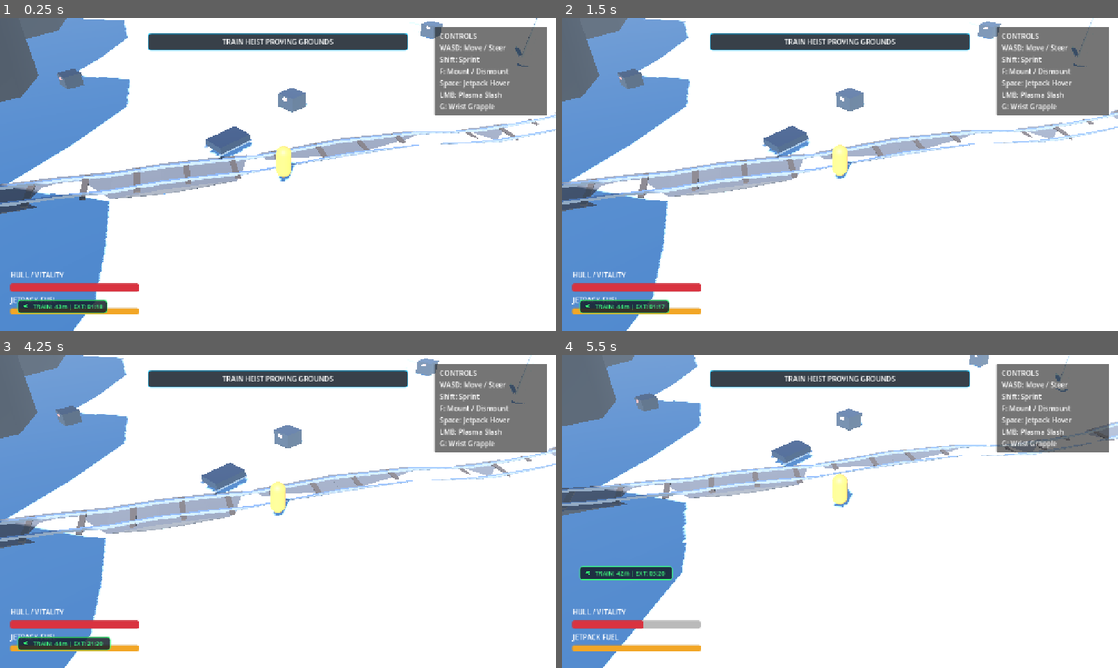
Above: before the commit, frames 1-4 (two rows, left to right).
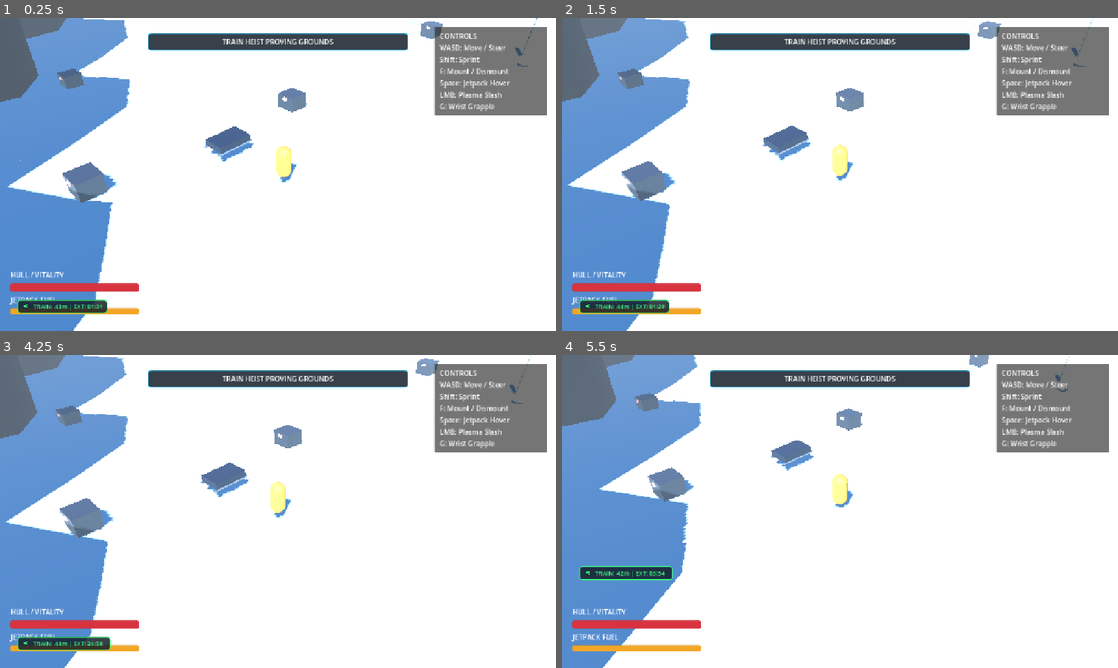
Above: after the commit, the same moments.

Repository: mcintalmo/drift
Game: Godot game, scene res://scenes/world/ActiveTrainHeistSector.tscn
The game is run twice, just before and just after one commit, with the same random seed, the same clock (stepped at 60 frames per second) and the same inputs. This scene is started directly instead of the project's main scene.
Inputs (mouse positions are in pixels of both pictures, inside the frame that each line leads up to):
- Up to frame 1 (0.25 s): no input
- Up to frame 2 (1.5 s): tap Enter (ui_accept) at 0.5, 0.77, 1.25 s; move the mouse to (962, 158) at 0.52 s; hold E (pilot_lean_right) 0.53-1.25 s; click (962, 158) at 0.6 s; drag from (728, 190) to (812, 237) at 1.27 s
- Up to frame 3 (4.25 s): tap Enter (ui_accept) at 2, 2.75, 3.5, 3.77 s; move the mouse to (333, 442) at 2.02 s; hold E (pilot_lean_right) 2.03-2.75 s; tap G (pilot_wrist_grapple) at 2.1 s; drag from (250, 574) to (111, 464) at 2.77 s; move the mouse to (444, 558) at 3.52 s; hold Q (pilot_lean_left) from 3.53 s (still down); hold Right mouse button (winch_quick) from 3.53 s (still down)
- Up to frame 4 (5.5 s): release Q (pilot_lean_left) at 4.25 s; release Right mouse button (winch_quick) at 4.25 s; tap Enter (ui_accept) at 4.25 s; drag from (673, 464) to (756, 433) at 4.27 s; move the mouse to (867, 511) at 5.02 s; hold S (brake_reverse) from 5.03 s (still down); tap R at 5.1 s; click (867, 511) at 5.17 s

The runs differ from the first frame. In frame 1, 5.8% of the frame differs, in the area x 0-100%, y 4-93%; in frame 2, 5.6%; in frame 3, 5.6%; in frame 4, 5.0%.

Commit message:
Add procedural harmonic canyon meander waves and S-curve railroad pathing

Diff:
--- a/resources/biomes/active_heist_canyon.tres
+++ b/resources/biomes/active_heist_canyon.tres
@@ -33,7 +33,7 @@
 hot_spring_cluster_boost = 0.10
 ground_crate_cache_chance = 0.06
 boundary_mode = 0
-valley_width_hexes = 10
+valley_width_hexes = 12
 is_railroad_active = true
 rail_embankment_raise_m = 0.35
 rail_subgrade_smoothing = 0.70
--- a/scripts/world/hex_sector_manager.gd
+++ b/scripts/world/hex_sector_manager.gd
@@ -307,6 +307,23 @@
 
 	tile_spawned.emit(coord, tile)
 
+## Computes the lateral meander offset of the canyon corridor at a given longitudinal distance
+func get_canyon_meander_offset(along: float, axis_len: float) -> float:
+	if axis_len <= 10.0:
+		return 0.0
+
+	# Smooth fade at entrance (0..60m) and exit (L-60m..L) so portals stay centered
+	var t_start: float = clampf(along / 60.0, 0.0, 1.0)
+	var t_end: float = clampf((axis_len - along) / 60.0, 0.0, 1.0)
+	var envelope: float = smoothstep(0.0, 1.0, t_start) * smoothstep(0.0, 1.0, t_end)
+
+	# Harmonic meander waves (sweeping S-curves across canyon)
+	var wave1: float = sin(along * (TAU / 320.0)) * 28.0
+	var wave2: float = sin(along * (TAU / 680.0) + 1.2) * 20.0
+	var wave3: float = cos(along * (TAU / 180.0) + 0.6) * 8.0
+
+	return (wave1 + wave2 + wave3) * envelope
+
 ## Evaluates whether a coordinate lies on the lateral boundary of the valley corridor
 func _evaluate_boundary_status(coord: Vector2i) -> Dictionary:
 	var mode: int = biome_data.get("boundary_mode") if "boundary_mode" in biome_data else SectorBiomeDataClass.BoundaryMode.VALLEY_CLIFF_FACES
@@ -331,7 +348,10 @@
 
 	var rel: Vector3 = w_pos - w_start
 	var along: float = rel.dot(axis_dir)
-	var lat_dist: float = absf(rel.dot(lat_dir))
+	var lat_val: float = rel.dot(lat_dir)
+
+	var meander_center: float = get_canyon_meander_offset(along, axis_len)
+	var lat_dist: float = absf(lat_val - meander_center)
 
 	var valley_width_m: float = float(biome_data.get("valley_width_hexes") if "valley_width_hexes" in biome_data else 8) * 6.0 * SQRT_3 * 0.5
 	var outside_corridor: bool = (lat_dist > valley_width_m) or (along < -18.0) or (along > axis_len + 18.0)
@@ -473,7 +493,11 @@
 			var w_pos: Vector3 = axial_to_world_pos(c)
 
 			var rel: Vector3 = w_pos - w_start
-			var lat_dist: float = absf(rel.dot(lat_dir))
+			var along: float = rel.dot(axis_dir)
+			var lat_val: float = rel.dot(lat_dir)
+			var meander_center: float = get_canyon_meander_offset(along, axis_len)
+			var lat_dist: float = absf(lat_val - meander_center)
+
 			if lat_dist > max_lat_allowed and c != start and c != end:
 				continue
 
@@ -483,12 +507,15 @@
 			var p_val: float = hill_noise.get_noise_2d(w_pos.x, w_pos.z)
 			var is_chasm: bool = (p_val < c_thresh) and not is_spring
 
+			var base_weight: float = 1.0
 			if is_spring:
-				astar.set_point_weight_scale(id_counter, 150.0) # Avoid hot springs
+				base_weight = 150.0 # Avoid hot springs
 			elif is_chasm:
-				astar.set_point_weight_scale(id_counter, 80.0) # Avoid crevasses
-			else:
-				astar.set_point_weight_scale(id_counter, 1.0)
+				base_weight = 80.0 # Avoid crevasses
+
+			# Natural centerline tracking penalty creates winding tracks that follow the canyon meander
+			var meander_weight: float = 1.0 + (lat_dist / (valley_width_m + 1.0)) * 2.0
+			astar.set_point_weight_scale(id_counter, base_weight * meander_weight)
 
 			coord_to_id[c] = id_counter
 			id_to_coord[id_counter] = c
